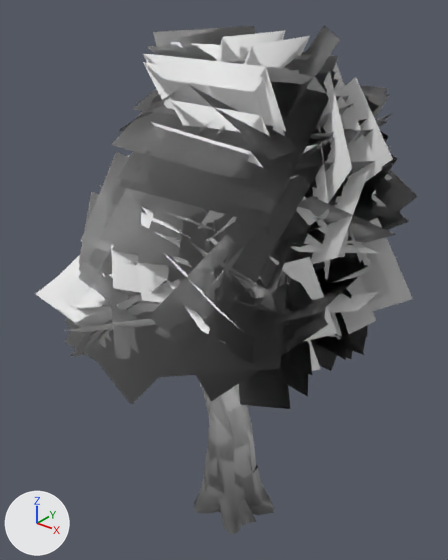
Two versions of the glTF model world/spring_court/wider/assets/trees/lod/CommonTree_2.glb, one commit apart.
Rendered twice from a 50 mm lens placed at (4.93, -6.43, 7.95), pointed at (-0.11, -0.14, 4.05). Lighting does not change. The marker at lower left points along +X, +Y and +Z. The picture after the commit comes second. Vertices at exactly the same position are counted once.

The older version as bpy lines, for what is in view:
```python
me_mid = bpy.data.meshes.new('mid')
me_mid.from_pydata(...)  # 1965 vertices, 1200 faces; spans x -2.38..2.52, y -2.64..2.03, z -0.32..7.42
me_mid.materials.append(mat_defaultmaterial)
me_near = bpy.data.meshes.new('near')
me_near.from_pydata(...)  # 5129 vertices, 4500 faces; spans x -2.22..2.24, y -2.42..1.85, z -0.27..7.4
me_near.materials.append(mat_defaultmaterial_001)
ob_mid = bpy.data.objects.new('mid', me_mid)
ob_mid.location = (0.0, 0.0, 0.0)
ob_near = bpy.data.objects.new('near', me_near)
ob_near.location = (0.0, 0.0, 0.0)
```
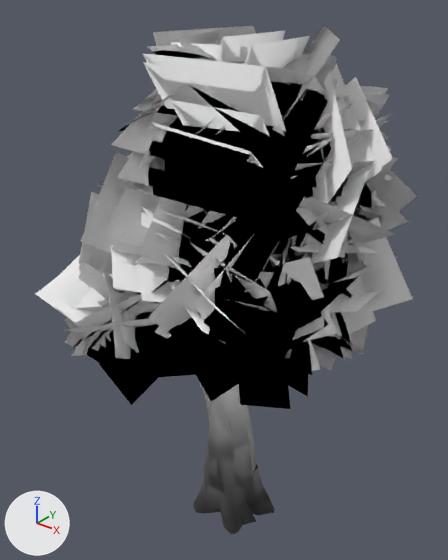
Diff of the bpy script that builds the scene:
```diff
--- a/world/spring_court/wider/assets/trees/lod/CommonTree_2.glb.py
+++ b/world/spring_court/wider/assets/trees/lod/CommonTree_2.glb.py
@@ mat_bark_normaltree @@
+mat_bark_normaltree = bpy.data.materials.new('Bark_NormalTree')
+mat_bark_normaltree.use_nodes = True; mat_bark_normaltree.node_tree.nodes.clear()
+_N = mat_bark_normaltree.node_tree.nodes; _L = mat_bark_normaltree.node_tree.links
+n0 = _N.new('ShaderNodeBsdfPrincipled'); n0.name = 'Principled BSDF'
+n0.inputs[1].default_value = 1.0  # 'Metallic'
+n0.inputs[2].default_value = 1.0  # 'Roughness'
+n1 = _N.new('ShaderNodeOutputMaterial'); n1.name = 'Material Output'
+n2 = _N.new('ShaderNodeVertexColor'); n2.name = 'Color Attribute'
+_L.new(n0.outputs[0], n1.inputs[0])  # 'BSDF' to 'Surface'
+_L.new(n2.outputs[0], n0.inputs[0])  # 'Color' to 'Base Color'
@@ mat_leaves_normaltree @@
+mat_leaves_normaltree = bpy.data.materials.new('Leaves_NormalTree')
+mat_leaves_normaltree.use_nodes = True; mat_leaves_normaltree.node_tree.nodes.clear()
+_N = mat_leaves_normaltree.node_tree.nodes; _L = mat_leaves_normaltree.node_tree.links
+n0 = _N.new('ShaderNodeBsdfPrincipled'); n0.name = 'Principled BSDF'
+n0.inputs[1].default_value = 1.0  # 'Metallic'
+n0.inputs[2].default_value = 1.0  # 'Roughness'
+n1 = _N.new('ShaderNodeOutputMaterial'); n1.name = 'Material Output'
+n2 = _N.new('ShaderNodeVertexColor'); n2.name = 'Color Attribute'
+_L.new(n0.outputs[0], n1.inputs[0])  # 'BSDF' to 'Surface'
+_L.new(n2.outputs[0], n0.inputs[0])  # 'Color' to 'Base Color'
@@ me_mid @@
 me_mid.from_pydata(...)  # 1965 vertices, 1200 faces; spans x -2.38..2.52, y -2.64..2.03, z -0.32..7.42
 # used by ob_mid; location = (0.0, 0.0, 0.0)
+# me_mid part 1: 420 of the faces centred in x -0.99..0.87, y -1.3..0.59, z -0.24..6.58 switch from mat_defaultmaterial to mat_bark_normaltree
+# me_mid part 2: 780 of the faces centred in x -1.85..1.66, y -2.04..1.44, z 3.39..7.02 switch from mat_defaultmaterial to mat_leaves_normaltree
@@ me_near @@
 me_near.from_pydata(...)  # 5129 vertices, 4500 faces; spans x -2.22..2.24, y -2.42..1.85, z -0.27..7.4
 # used by ob_near; location = (0.0, 0.0, 0.0)
+# me_near part 3: 3162 of the faces centred in x -1.43..1.34, y -1.56..0.94, z -0.19..6.7 switch from mat_defaultmaterial_001 to mat_bark_normaltree
+# me_near part 4: 1338 of the faces centred in x -1.78..1.59, y -1.97..1.38, z 3.47..7.06 switch from mat_defaultmaterial_001 to mat_leaves_normaltree
```

Boxes [x1, y1, x2, y2] around the edits, measured in the pictures (448 x 560 px):
part 1 of me_mid, recoloured: [201, 385, 261, 525] in both
part 2 of me_mid, recoloured: [36, 26, 417, 409] in both
part 3 of me_near, recoloured (darker): [193, 383, 274, 534] in both
part 4 of me_near, recoloured: [77, 31, 397, 393] in both
